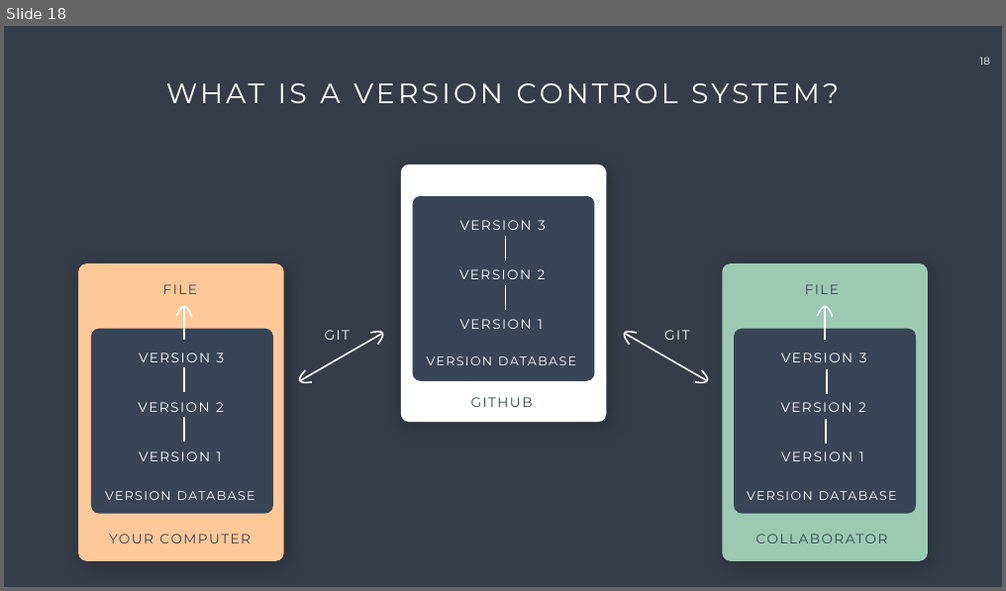
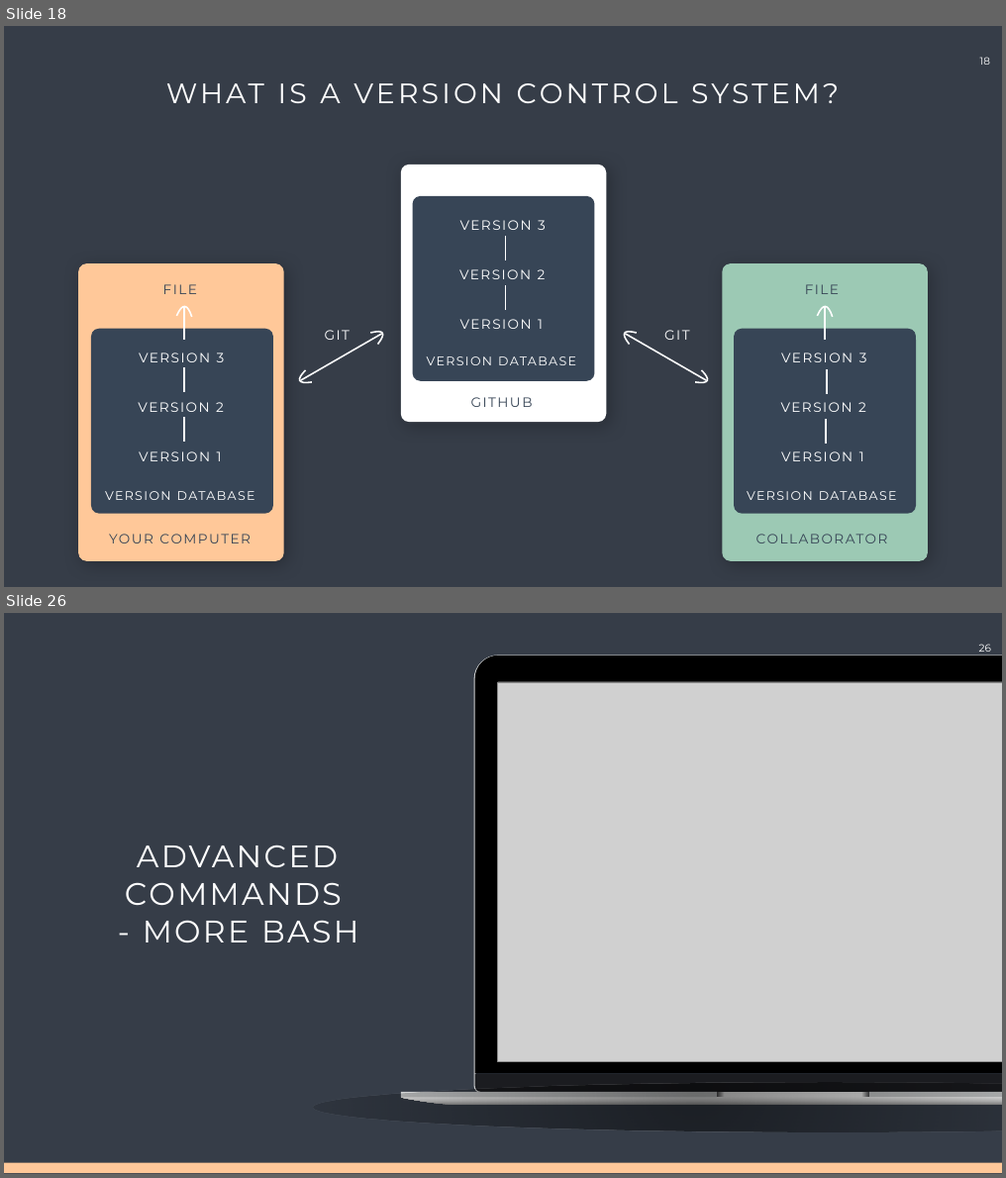
Before and after one commit to Center-for-Health-Data-Science/Just-Bash-It, a slide deck: Commandline_Workshop.pptx. Shown one above the other, each under a label of ours: slide 18 before the commit, slides 18 and 26 after it; the slides between them are not shown. The pictures are 1006x591 and 1006x1178 pixels, drawn with LibreOffice and Linux fonts; fonts in the diff are those of the drawing; grey boxes stand for pictures. Boxes give left, top, right and bottom in pixels: in the first picture for what was removed or moved away, otherwise in the second. Text is boxed around its words. In the diff, an @@ line names an element or a change of style, - is before the commit and + after.

```diff
--- a/Commandline_Workshop.pptx
+++ b/Commandline_Workshop.pptx
@@ slide 26 added at (4,613,1002,1174), background #363D48 @@
@@ page number added at (979,644,991,652), 20 pt, text #FFFFFF @@
+26
@@ group added at (314,655,1002,1133): 4 freeform shapes, 3 rectangles, 2 pictures, 1 ellipse @@
@@ text added at (125,845,358,943), 60 pt, text #FFFFFF @@
+ADVANCED COMMANDS
+- MORE BASH
@@ rectangle added at (4,1163,1002,1174), fill #FFC899 @@
```
Also in this commit, not shown: 7 slides changed, 12 other slides added, 3 slides removed, 3 other files.
